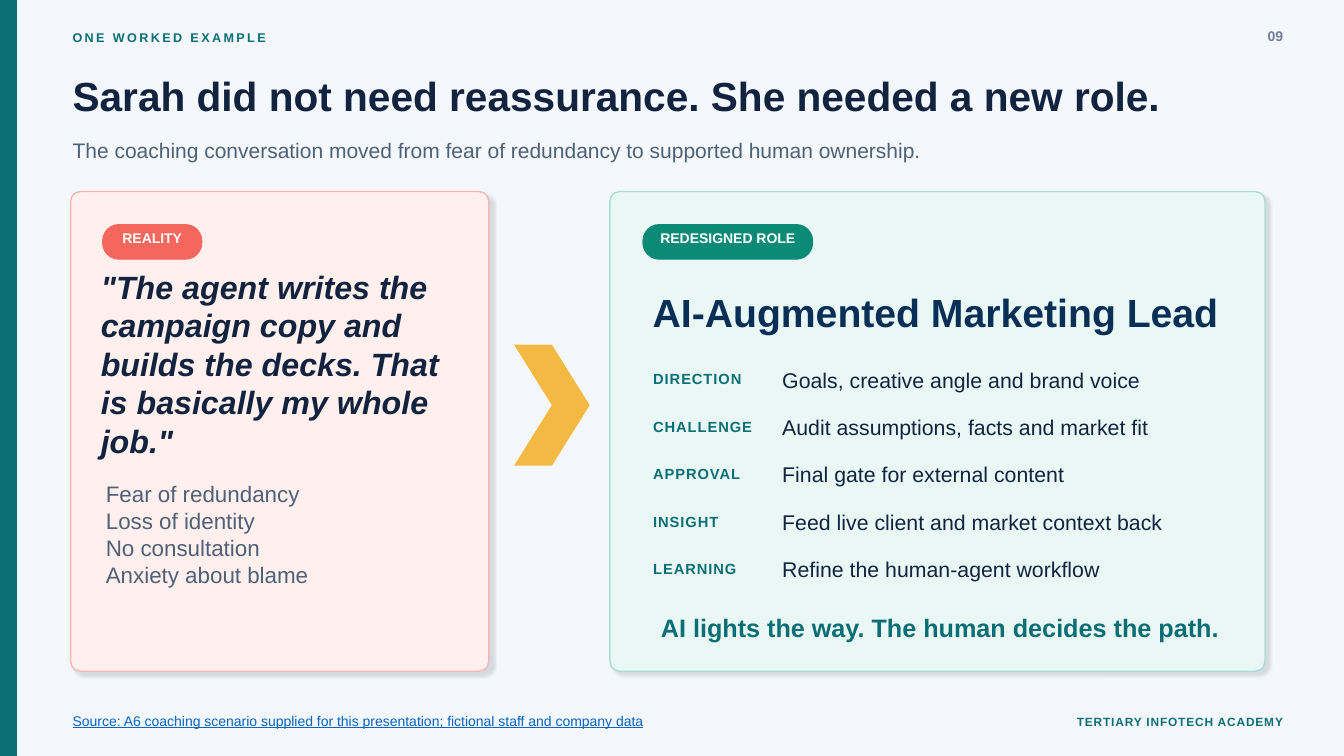
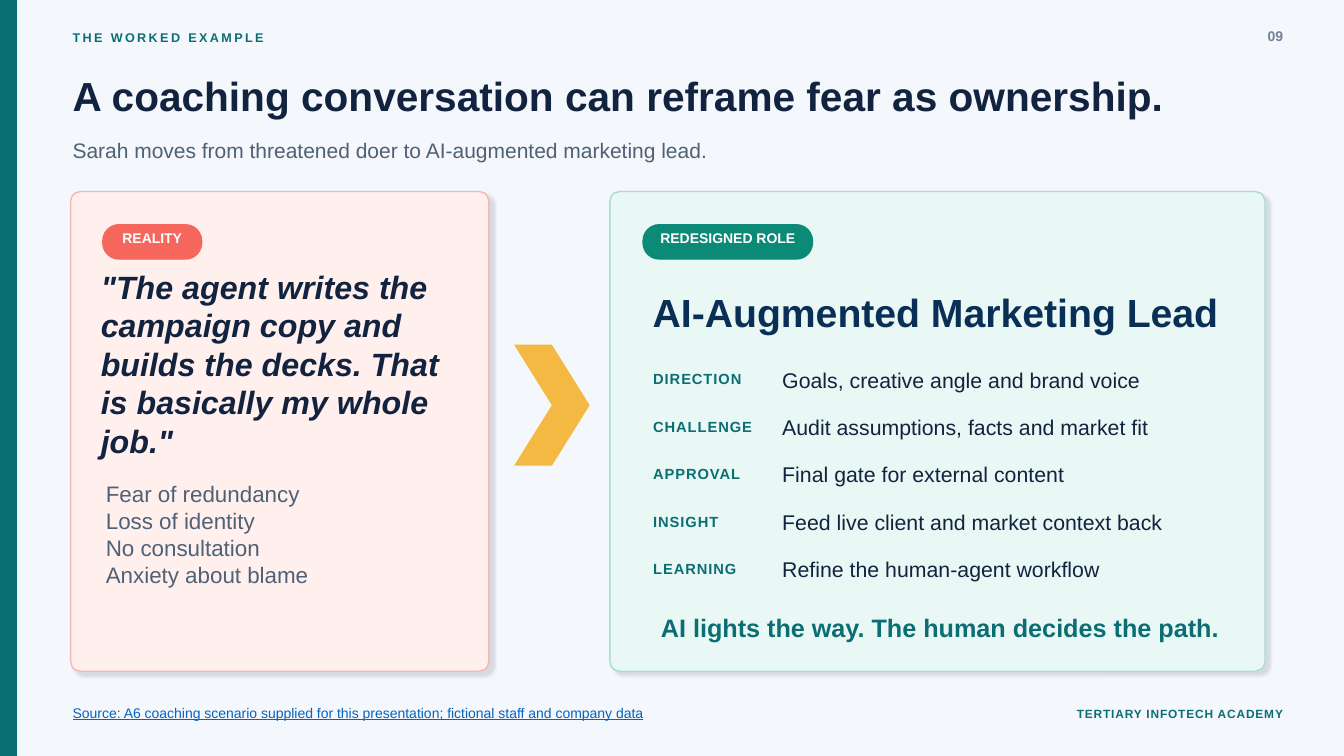
Before and after one commit to alfredang/AICoahcing, a slide deck: slide 9 of presentation/Dr-Alfred-Work-Redesign-for-Managing-AI-Agents.pptx. Drawn at 1344x756 pixels with LibreOffice and Linux fonts; fonts in the diff are those of the drawing. Boxes give left, top, right and bottom in pixels: in the first picture for what was removed or moved away, otherwise in the second. Text is boxed around its words. In the diff, an @@ line names an element or a change of style, - is before the commit and + after.

```diff
--- a/presentation/Dr-Alfred-Work-Redesign-for-Managing-AI-Agents.pptx
+++ b/presentation/Dr-Alfred-Work-Redesign-for-Managing-AI-Agents.pptx
@@ text at <box>73,33,263,42</box>: text changed @@
-ONE WORKED EXAMPLE
+THE WORKED EXAMPLE
@@ text at <box>73,81,1163,119</box>: text changed @@
-Sarah did not need reassurance. She needed a new role.
+A coaching conversation can reframe fear as ownership.
@@ text at <box>73,143,706,163</box>: text changed @@
-The coaching conversation moved from fear of redundancy to supported human ownership.
+Sarah moves from threatened doer to AI-augmented marketing lead.
@@ text "Source: A6 coaching scenario supplied ...": place and size @@
-text "Source: A6 coaching scenario supplied ..." at <box>73,716,643,729</box>
+text "Source: A6 coaching scenario supplied ..." at <box>73,708,643,721</box>
@@ text "TERTIARY INFOTECH ACADEMY": place and size @@
-text "TERTIARY INFOTECH ACADEMY" at <box>1077,717,1283,726</box>
+text "TERTIARY INFOTECH ACADEMY" at <box>1077,709,1283,718</box>
```
Also in this commit, not shown: 9 other slides changed, 3 other files.
